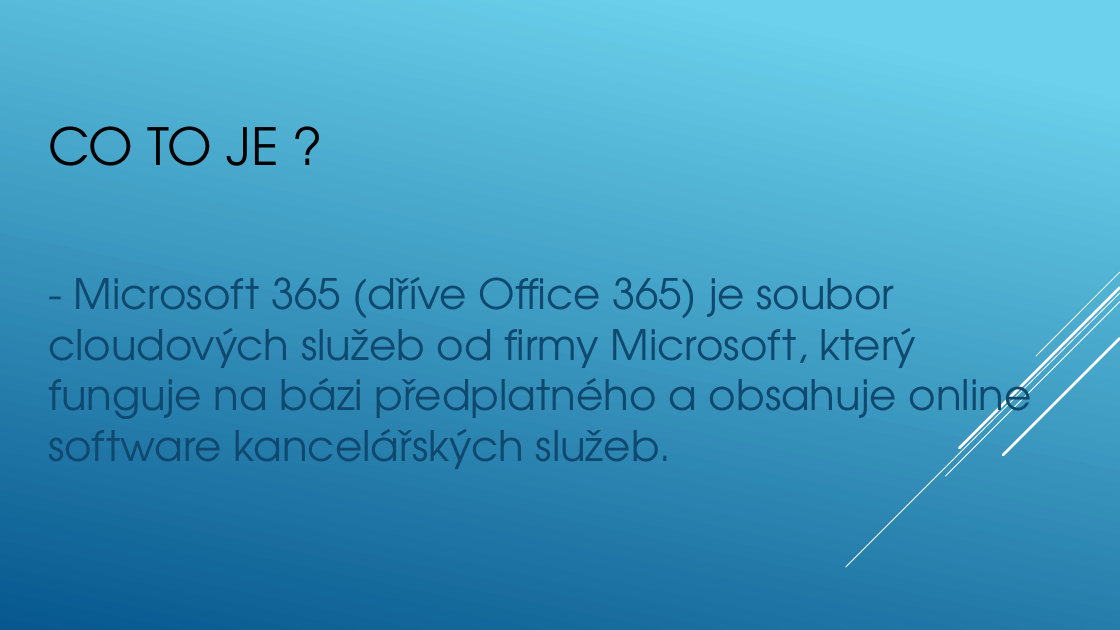
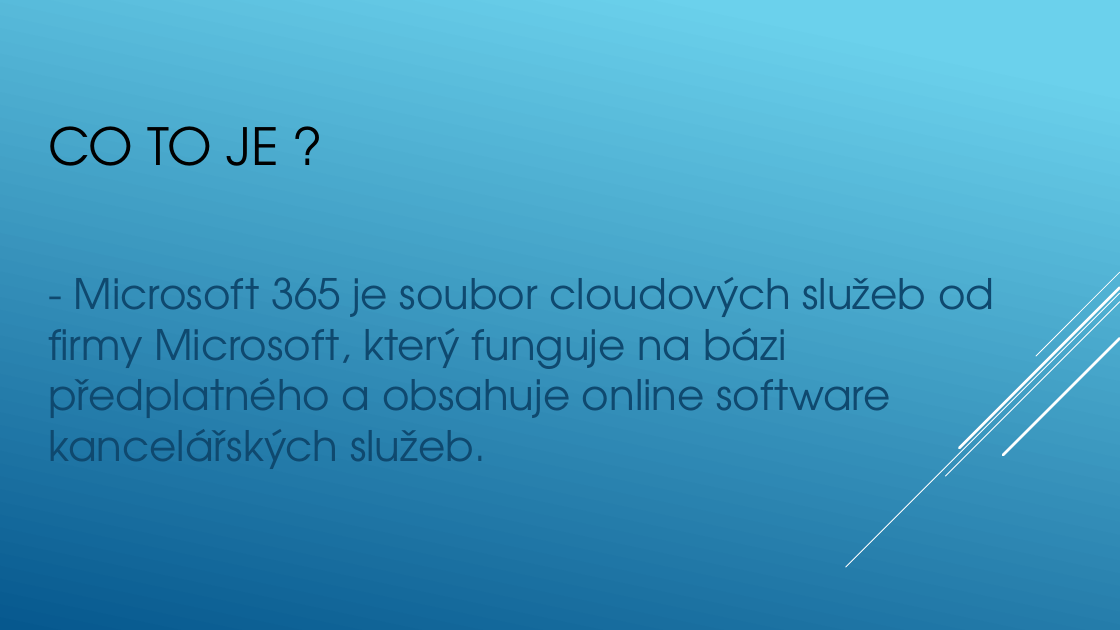
Before and after one commit to machacekadam/Office-365-a-jeho-mo-nosti, a slide deck: slide 2 of Machacek.pptx. Drawn at 1120x630 pixels with LibreOffice and Linux fonts; fonts in the diff are those of the drawing. Boxes give left, top, right and bottom in pixels: in the first picture for what was removed or moved away, otherwise in the second. Text is boxed around its words. In the diff, an @@ line names an element or a change of style, - is before the commit and + after.

```diff
--- a/Machacek.pptx
+++ b/Machacek.pptx
@@ text at (x1=48, y1=277, x2=994, y2=469): text changed @@
-- Microsoft 365 (dříve Office 365) je soubor cloudových služeb od firmy Microsoft, který funguje na bázi předplatného a obsahuje online software kancelářských služeb.
+- Microsoft 365 je soubor cloudových služeb od firmy Microsoft, který funguje na bázi předplatného a obsahuje online software kancelářských služeb.
```
Also in this commit, not shown: 3 other slides changed, 2 slides added.
